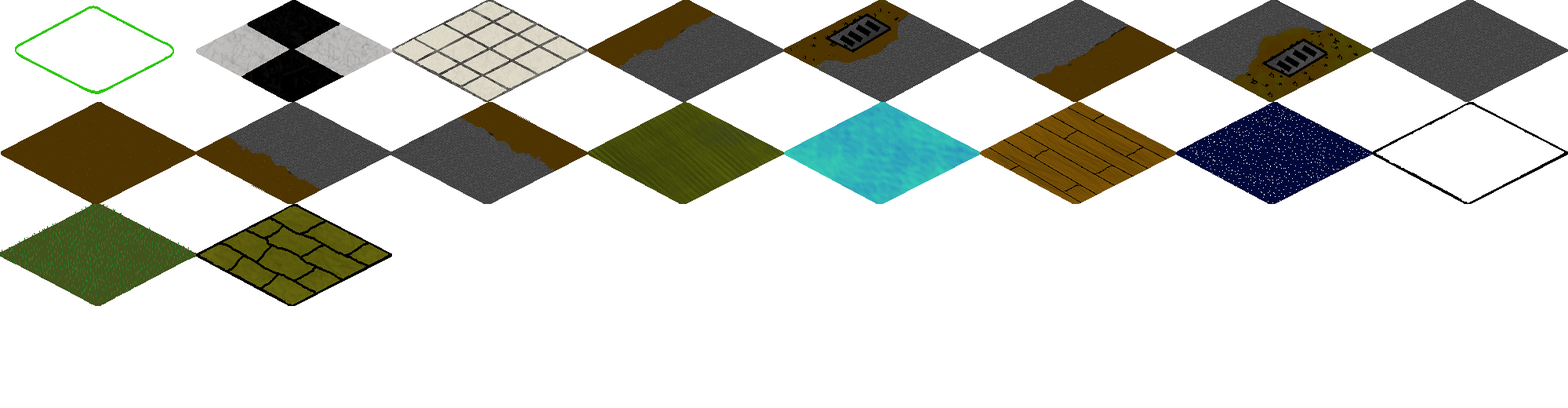
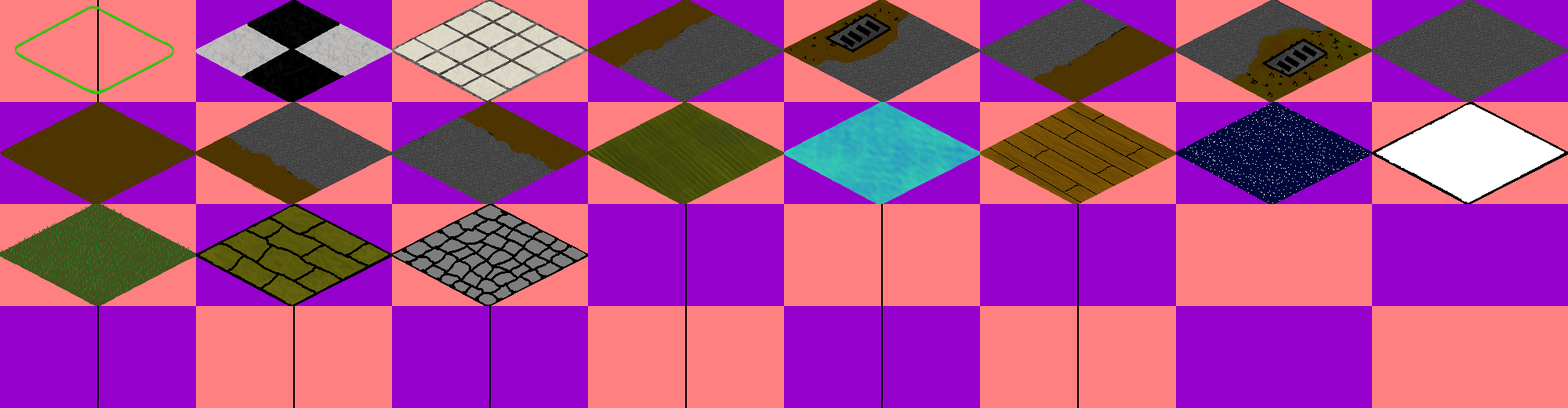
Layers edited between the first and the second w=1568, h=408 image:
painted on "tiles250x129.png" over (392, 203, 588, 306)
showed "Layer" over (0, 0, 1568, 408)
